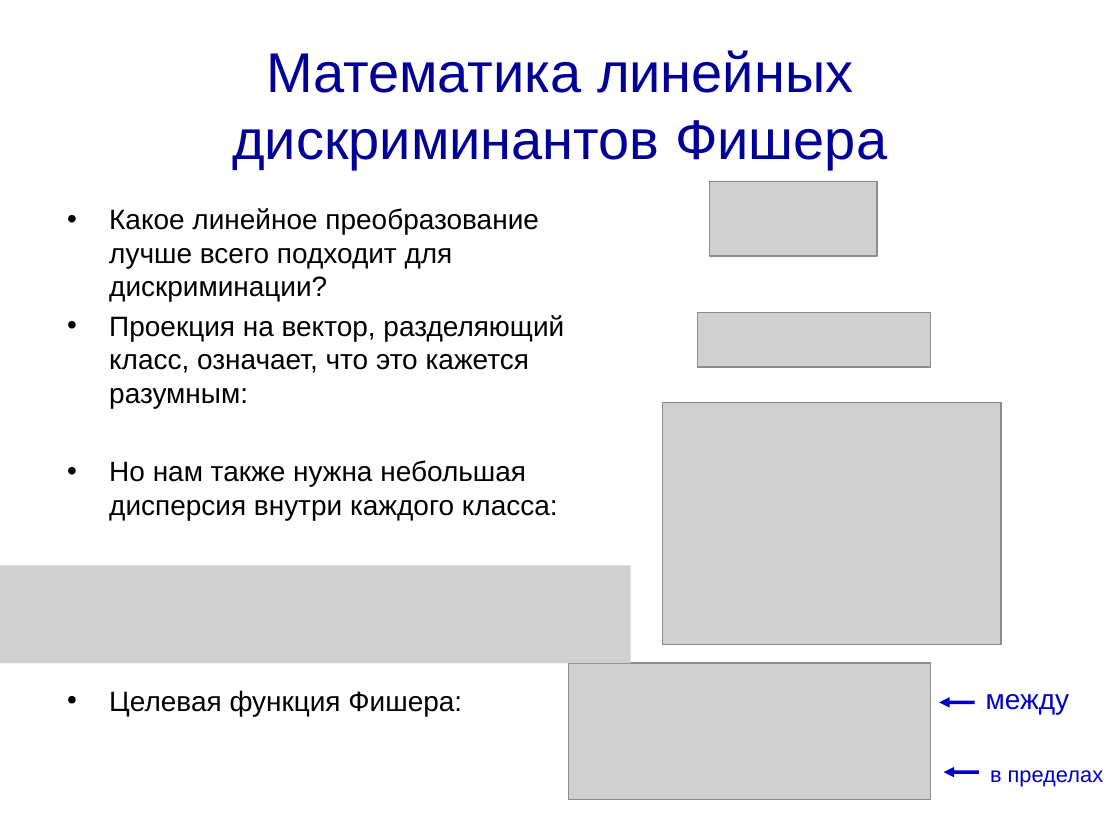
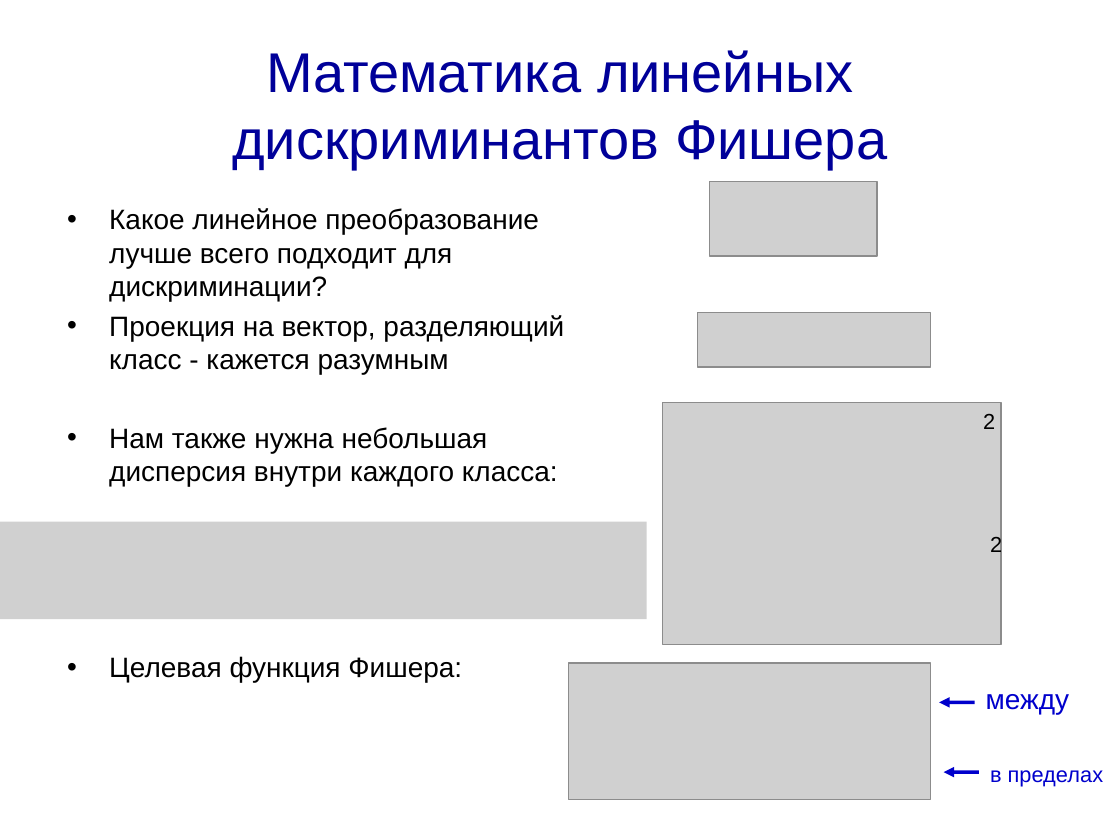
Before and after one commit to sudakov/ai-lab, a slide deck: slide 15 of ML3.pptx. Drawn at 1120x840 pixels with LibreOffice and Linux fonts; fonts in the diff are those of the drawing; grey boxes stand for pictures. Boxes give left, top, right and bottom in pixels: in the first picture for what was removed or moved away, otherwise in the second. Text is boxed around its words. In the diff, an @@ line names an element or a change of style, - is before the commit and + after.

```diff
--- a/ML3.pptx
+++ b/ML3.pptx
@@ text at bbox=[109, 315, 564, 486]: text changed @@
-• Проекция на вектор, разделяющий класс, означает, что это кажется разумным:
-• Но нам также нужна небольшая дисперсия внутри каждого класса:
+• Проекция на вектор, разделяющий класс - кажется разумным
+• Нам также нужна небольшая дисперсия внутри каждого класса:
@@ text added at bbox=[983, 414, 995, 429], 14 pt, text #000000 @@
+2
@@ picture: place and size @@
-picture at bbox=[0, 566, 631, 663]
+picture at bbox=[0, 522, 646, 619]
@@ text added at bbox=[990, 535, 1002, 557], 14 pt, text #000000 @@
+2
```
Also in this commit, not shown: 12 other slides changed, 4 slides added, 1 other file.
